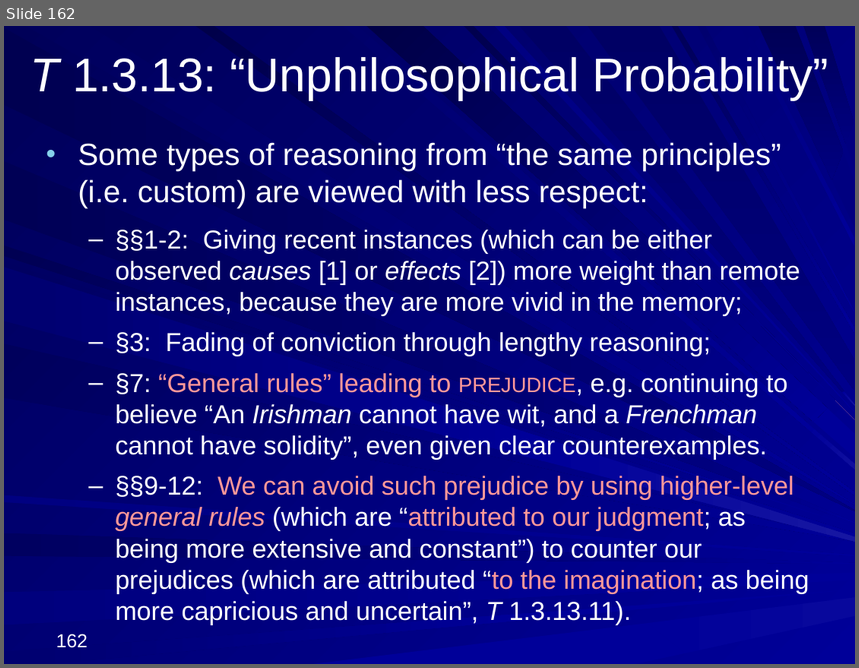
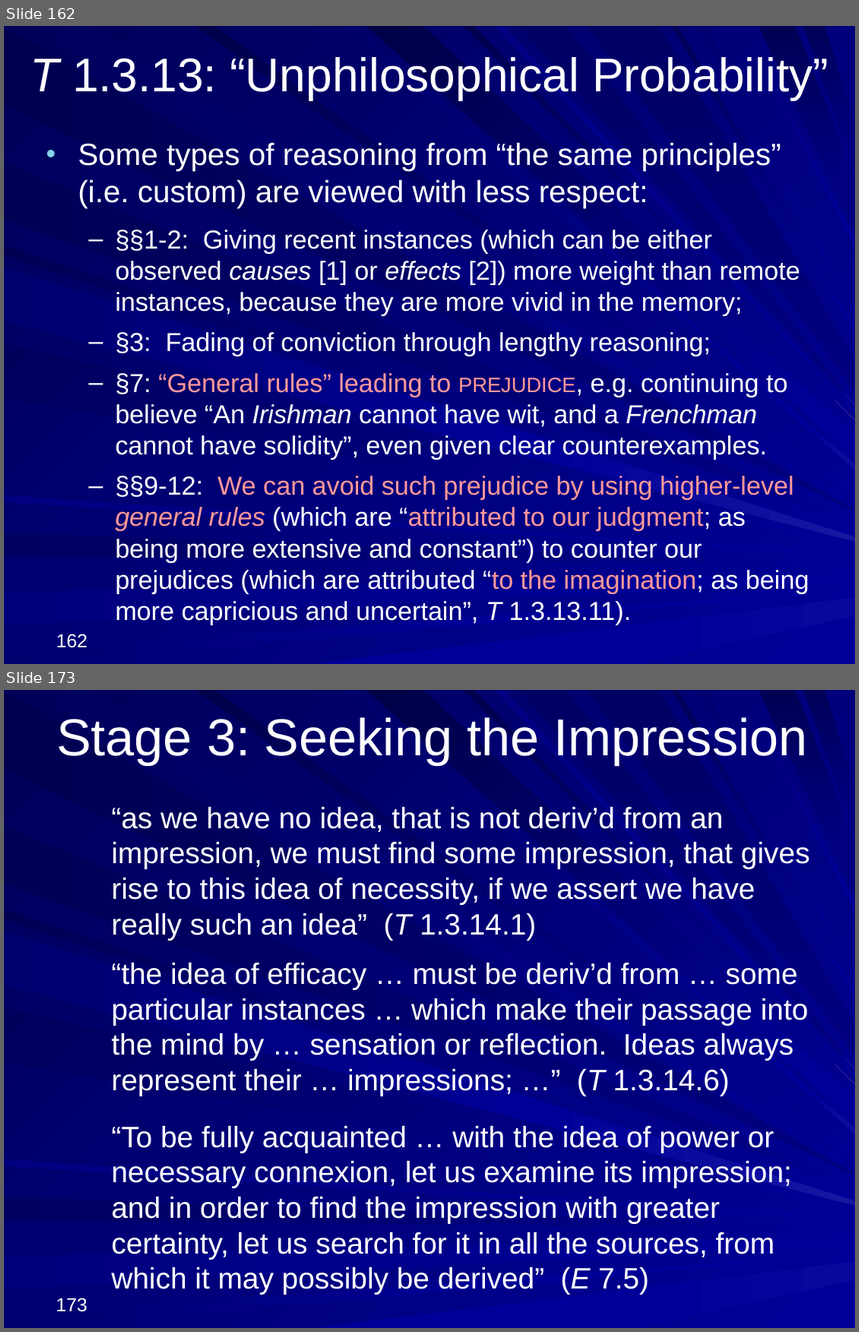
Before and after one commit to englishphilosophy/hume-texts-online, a slide deck: teaching/lectures/2024_Hume_MT_current.pptx. Shown one above the other, each under a label of ours: slide 162 before the commit, slides 162 and 173 after it; the slides between them are not shown. The pictures are 859x668 and 859x1332 pixels, drawn with LibreOffice and Linux fonts; fonts in the diff are those of the drawing. Boxes give left, top, right and bottom in pixels: in the first picture for what was removed or moved away, otherwise in the second. Text is boxed around its words. In the diff, an @@ line names an element or a change of style, - is before the commit and + after.

```diff
--- a/teaching/lectures/2024_Hume_MT_current.pptx
+++ b/teaching/lectures/2024_Hume_MT_current.pptx
@@ slide 173 added at [4,690,855,1328], background gradient #000078 to #000099; not listed: 37 template elements that a slide beside it also shows @@
@@ title added at [56,717,808,765], 44 pt, text #FFFFFF @@
+Stage 3: Seeking the Impression
@@ text added at [111,806,810,1295], 25 pt, text #FFFFFF @@
+“as we have no idea, that is not deriv’d from an impression, we must find some impression, that gives rise to this idea of necessity, if we assert we have really such an idea” (T 1.3.14.1)
+“the idea of efficacy … must be deriv’d from … some particular instances … which make their passage into the mind by … sensation or reflection. Ideas always represent their … impressions; …” (T 1.3.14.6)
+“To be fully acquainted … with the idea of power or necessary connexion, let us examine its impression; and in order to find the impression with greater certainty, let us search for it in all the sources, from which it may possibly be derived” (E 7.5)
@@ page number added at [56,1298,87,1312], 16 pt, text #FFFFFF @@
+173
```
Also in this commit, not shown: 47 other slides added, 2 other files.
